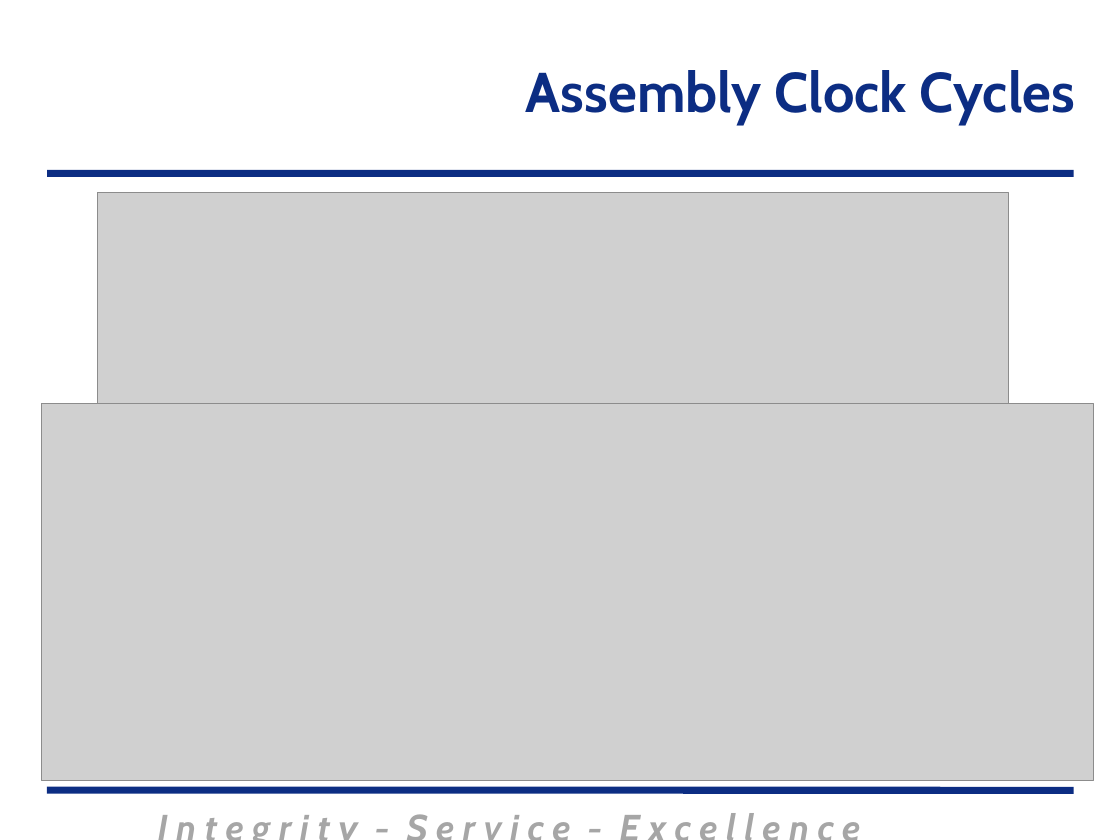
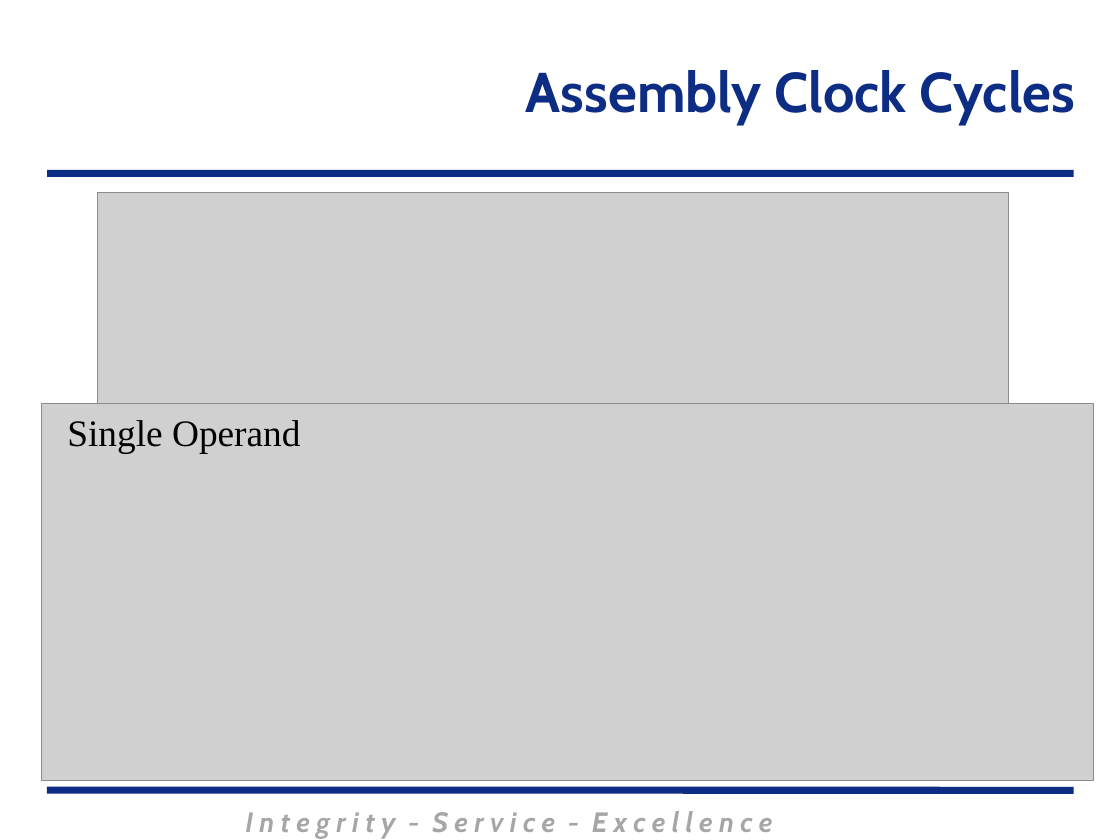
Before and after one commit to MarsUniversity/ECE382, a slide deck: slide 39 of source/lessons/lsn3-4-5/Lsn3-4-5.pptx (slide 37 before the commit). Drawn at 1120x840 pixels with LibreOffice and Linux fonts; fonts in the diff are those of the drawing; grey boxes stand for pictures; background and template pictures are left out. Boxes give left, top, right and bottom in pixels: in the first picture for what was removed or moved away, otherwise in the second. Text is boxed around its words. In the diff, an @@ line names an element or a change of style, - is before the commit and + after.

```diff
--- a/source/lessons/lsn3-4-5/Lsn3-4-5.pptx
+++ b/source/lessons/lsn3-4-5/Lsn3-4-5.pptx
@@ text added at <box>67,420,300,453</box>, 24 pt, text #000000 @@
+Single Operand
@@ text "I n t e g ..." at <box>245,811,773,838</box>: size 24 to 18 pt; less space between paragraphs @@
```
Also in this commit, not shown: 42 other slides changed, 1 slide added, 10 slides removed, 4 other files.
